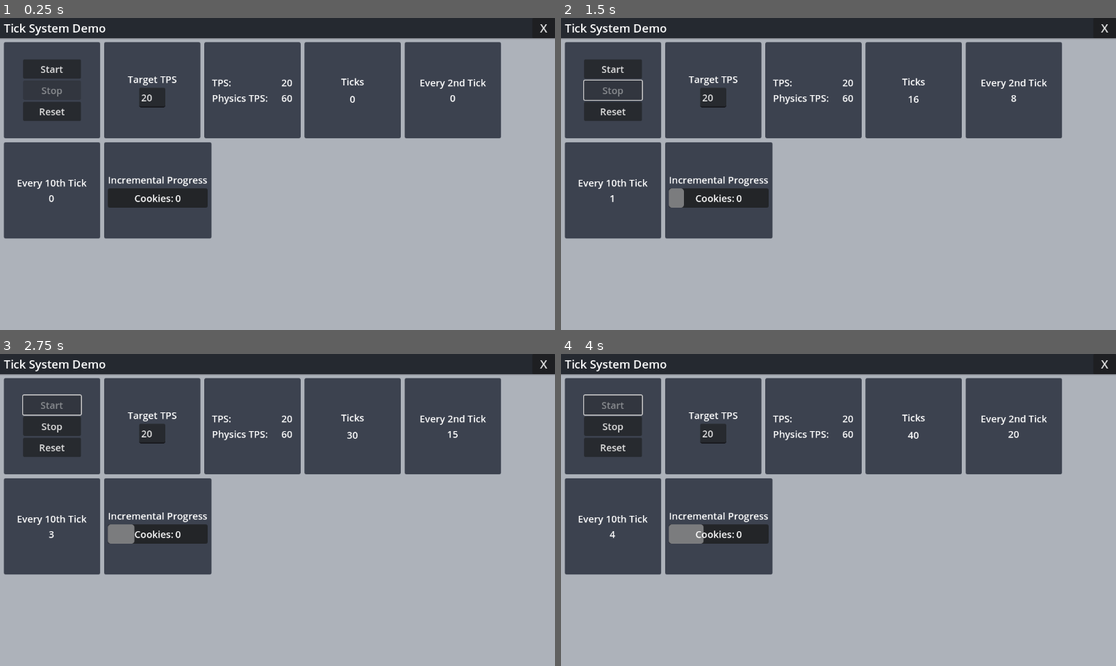
Above: before the commit, frames 1-4 (two rows, left to right).
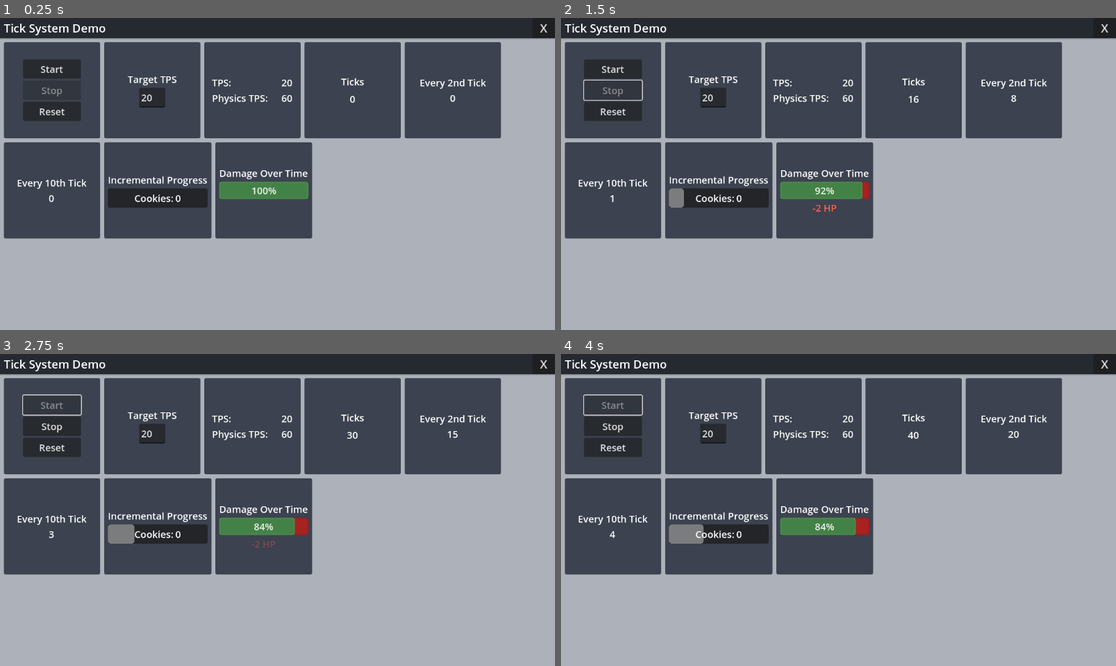
Above: after the commit, the same moments.

Repository: threadsmind/godot-tick-system
Game: Godot game, scene res://src/tick_system_demo.tscn
Two runs of this game, one before a commit and one after it. Both use one fixed random seed, a clock stepped at 60 frames per second and the inputs below.
Inputs:
- Up to frame 1 (0.25 s): no input
- Up to frame 2 (1.5 s): click "Start" at 0.5 s; click "Stop" at 1.25 s
- Up to frame 3 (2.75 s): click "Start" at 2 s
- Up to frame 4 (4 s): click "Stop" at 2.75 s; click "Start" at 3.5 s

The runs differ from the first frame. In frame 1, 5.4% of the frame differs, in the area x 38-57%, y 39-71%; in frame 2, 5.4%; in frame 3, 5.4%; in frame 4, 5.4%.

Commit message:
add damage over time example

Diff:
--- /dev/null
+++ b/src/components/damage_over_time/DamageOverTime.gd
@@ -0,0 +1,65 @@
+extends Control
+
+
+@export var _progressBar: ProgressBar
+@export var _messageLabel: Label
+
+var _damageValue: int = 2
+var _damageFrequency: int = 15
+var _respawnDelay: int = 2
+
+var _currentRespawnTimer: int
+
+var _goodColorCombo: ColorCombo = ColorCombo.new(
+	Color("26af00ff"),
+	Color("26af0000")
+)
+var _badColorCombo: ColorCombo = ColorCombo.new(
+	Color("ff6050ff"),
+	Color("ff605000")
+)
+
+
+func _ready() -> void:
+	TickSystem.ticked.connect(_OnTick)
+	TickSystem.reset.connect(_OnReset)
+
+
+func _OnTick(tick: int) -> void:
+	if tick % _damageFrequency != 0: return
+	if _progressBar.value <= 0:
+		_RespawnTick()
+		return
+	_progressBar.value -= _damageValue
+	_ShowMessage("-%s HP" % _damageValue)
+
+
+func _OnReset() -> void:
+	_currentRespawnTimer = 0
+	_progressBar.value = _progressBar.max_value
+
+
+func _ResetHealthBar() -> void:
+	_progressBar.value = _progressBar.max_value
+	_ShowMessage("Respawn!", _goodColorCombo)
+
+
+func _RespawnTick() -> void:
+	_currentRespawnTimer += 1
+	if _currentRespawnTimer != _respawnDelay: return
+	_currentRespawnTimer = 0
+	_ResetHealthBar()
+
+
+func _ShowMessage(message: String, colors: ColorCombo = _badColorCombo) -> void:
+	_messageLabel.text = message
+	_messageLabel.modulate = colors.secondary
+	var tween: Tween = create_tween()
+	tween.tween_property(_messageLabel, "modulate", colors.primary, 0.05)
+	tween.finished.connect(_HideMessage.bind(colors))
+
+
+func _HideMessage(colors: ColorCombo) -> void:
+	await get_tree().create_timer(0.25).timeout
+	var tween: Tween = create_tween()
+	tween.tween_property(_messageLabel, "modulate", colors.secondary, 0.2)
--- /dev/null
+++ b/src/components/damage_over_time/damage_over_time.tscn
@@ -0,0 +1,54 @@
+[gd_scene load_steps=5 format=3 uid="uid://bprlj3wtwutey"]
+
+[ext_resource type="LabelSettings" uid="uid://xms7g6t7d5w7" path="res://styles/label_body_20px.tres" id="1_cpa1w"]
+[ext_resource type="Script" uid="uid://diq3rx0wljf6s" path="res://src/components/damage_over_time/DamageOverTime.gd" id="1_opgm0"]
+
+[sub_resource type="StyleBoxFlat" id="StyleBoxFlat_cpa1w"]
+bg_color = Color(0.65882355, 0.13333334, 0.13333334, 1)
+border_width_left = 4
+border_width_top = 4
+border_width_right = 4
+border_width_bottom = 4
+border_color = Color(0.61953086, 0.118279465, 0.122227915, 1)
+border_blend = true
+corner_radius_top_left = 4
+corner_radius_top_right = 4
+corner_radius_bottom_right = 4
+corner_radius_bottom_left = 4
+
+[sub_resource type="StyleBoxFlat" id="StyleBoxFlat_opgm0"]
+bg_color = Color(0.2633049, 0.5091102, 0.2732039, 1)
+border_width_left = 4
+border_width_top = 4
+border_width_right = 4
+border_width_bottom = 4
+border_color = Color(0.28953874, 0.5578155, 0.3010592, 1)
+border_blend = true
+corner_radius_top_left = 4
+corner_radius_top_right = 4
+corner_radius_bottom_right = 4
+corner_radius_bottom_left = 4
+
+[node name="DamageOverTime" type="VBoxContainer" node_paths=PackedStringArray("_progressBar", "_messageLabel")]
+script = ExtResource("1_opgm0")
+_progressBar = NodePath("ProgressBar")
+_messageLabel = NodePath("Message")
+
+[node name="Label" type="Label" parent="."]
+layout_mode = 2
+text = "Damage Over Time"
+label_settings = ExtResource("1_cpa1w")
+
+[node name="ProgressBar" type="ProgressBar" parent="."]
+layout_mode = 2
+theme_override_font_sizes/font_size = 20
+theme_override_styles/background = SubResource("StyleBoxFlat_cpa1w")
+theme_override_styles/fill = SubResource("StyleBoxFlat_opgm0")
+max_value = 25.0
+value = 25.0
+
+[node name="Message" type="Label" parent="."]
+modulate = Color(1, 0.3764706, 0.30980393, 0)
+layout_mode = 2
+label_settings = ExtResource("1_cpa1w")
+horizontal_alignment = 1
--- a/src/tick_system_demo.tscn
+++ b/src/tick_system_demo.tscn
@@ -11,6 +11,7 @@
 [ext_resource type="PackedScene" uid="uid://cj6630ldr8yi7" path="res://src/components/tps_setter/tps_setter.tscn" id="9_qbp7n"]
 [ext_resource type="PackedScene" uid="uid://bxgq7wru8hn1r" path="res://src/components/tick_info/tick_info.tscn" id="10_2gbsl"]
 [ext_resource type="PackedScene" uid="uid://cumw5gnjg5pdv" path="res://src/components/incremental_progress/incremental_progress.tscn" id="12_5pu1q"]
+[ext_resource type="PackedScene" uid="uid://bprlj3wtwutey" path="res://src/components/damage_over_time/damage_over_time.tscn" id="13_qttwm"]
 
 [sub_resource type="StyleBoxFlat" id="StyleBoxFlat_qecvg"]
 bg_color = Color(0.6793051, 0.6964356, 0.7312678, 1)
@@ -118,3 +119,9 @@
 
 [node name="IncrementalProgress" parent="VBoxContainer/ScrollContainer/MarginContainer/HFlowContainer/FlowBox7" instance=ExtResource("12_5pu1q")]
 layout_mode = 2
+
+[node name="FlowBox8" parent="VBoxContainer/ScrollContainer/MarginContainer/HFlowContainer" instance=ExtResource("5_f80al")]
+layout_mode = 2
+
+[node name="DamageOverTime" parent="VBoxContainer/ScrollContainer/MarginContainer/HFlowContainer/FlowBox8" instance=ExtResource("13_qttwm")]
+layout_mode = 2
--- /dev/null
+++ b/util/ColorCombo.gd
@@ -0,0 +1,11 @@
+class_name ColorCombo
+extends RefCounted
+
+
+var primary: Color
+var secondary: Color
+
+
+func _init(_primary: Color, _secondary: Color) -> void:
+	primary = _primary
+	secondary = _secondary
Not shown, added: src/components/damage_over_time/DamageOverTime.gd.uid
Not shown: 1 places in src/tick_system_demo.tscn that only renumber resources
Not shown, added: util/ColorCombo.gd.uid
